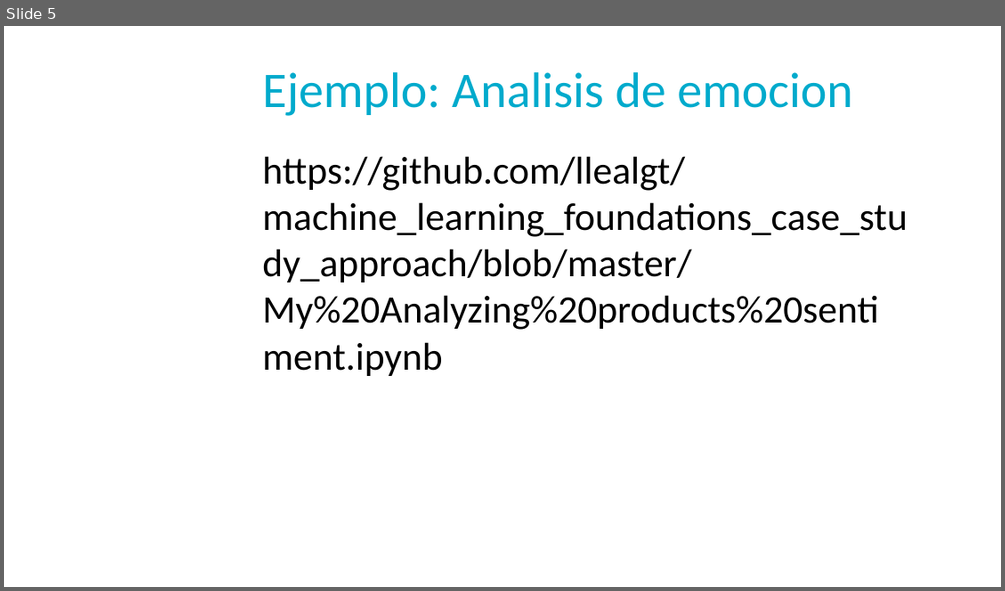
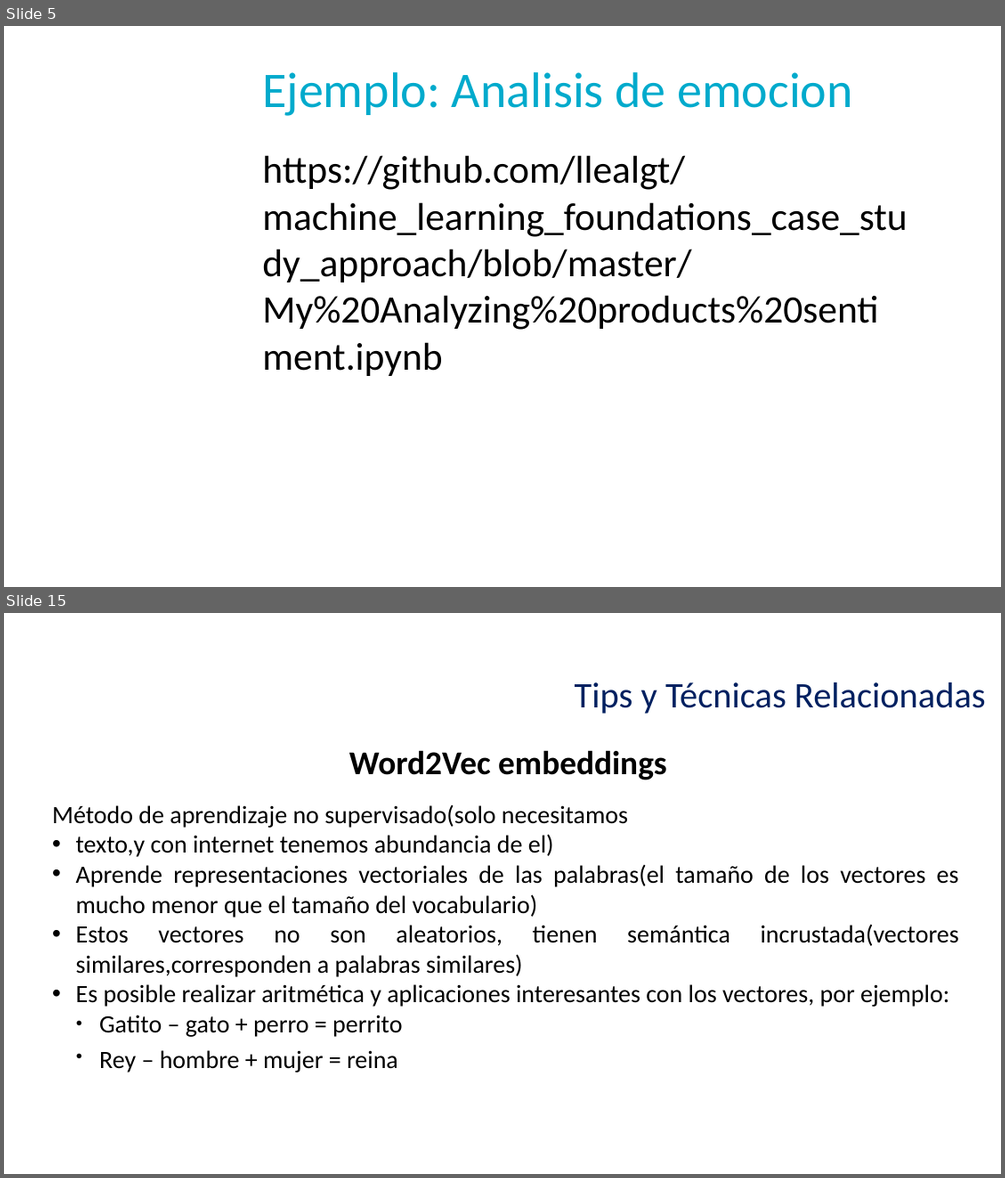
Before and after one commit to llealgt/Presentacion_UVG_Semana_de_a_tecnologia_2017, a slide deck: UVG_NLP_Presentation.pptx. Shown one above the other, each under a label of ours: slide 5 before the commit, slides 5 and 15 after it; the slides between them are not shown. The pictures are 1005x591 and 1005x1178 pixels, drawn with LibreOffice and Linux fonts; fonts in the diff are those of the drawing; background and template pictures are left out. Boxes give left, top, right and bottom in pixels: in the first picture for what was removed or moved away, otherwise in the second. Text is boxed around its words. In the diff, an @@ line names an element or a change of style, - is before the commit and + after.

```diff
--- a/UVG_NLP_Presentation.pptx
+++ b/UVG_NLP_Presentation.pptx
@@ slide 15 added at bbox=[4, 613, 1001, 1174], background picture (left out) @@
@@ text added at bbox=[574, 682, 986, 714], 26 pt, text #002060 @@
+Tips y Técnicas Relacionadas
@@ text added at bbox=[349, 750, 667, 780], 24 pt, text #000000, bold @@
+Word2Vec embeddings
@@ text added at bbox=[52, 805, 959, 1072], 18 pt, text #000000 @@
+• Método de aprendizaje no supervisado(solo necesitamos
+  texto,y con internet tenemos abundancia de el)
+• Aprende representaciones vectoriales de las palabras(el tamaño de los vectores es mucho menor que el tamaño del vocabulario)
+• Estos vectores no son aleatorios, tienen semántica incrustada(vectores similares,corresponden a palabras similares)
+• Es posible realizar aritmética y aplicaciones interesantes con los vectores, por ejemplo:
+  ● Gatito – gato + perro = perrito
+  ● Rey – hombre + mujer = reina
```
Also in this commit, not shown: 2 slides changed, 10 other slides added, 3 slides removed.
